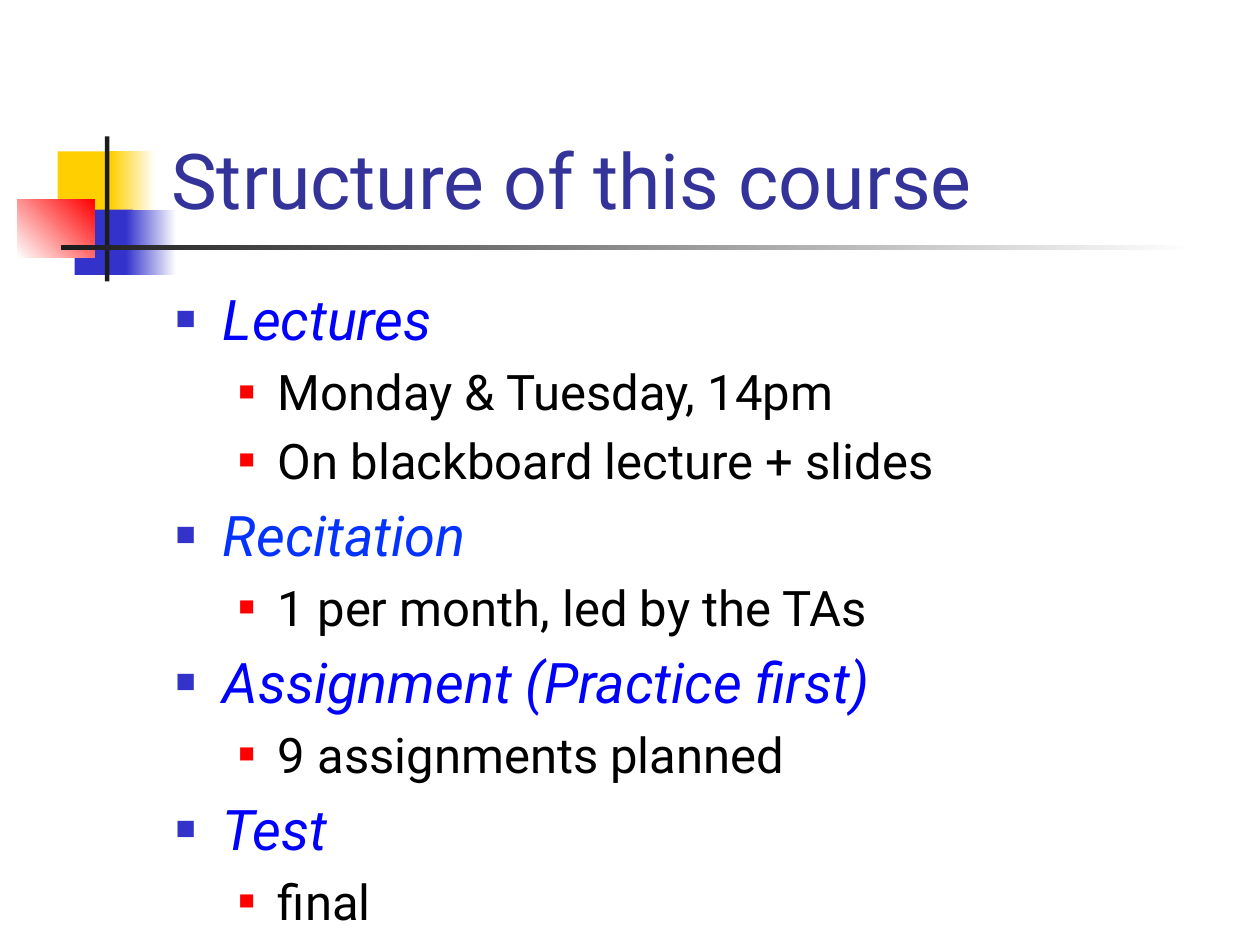
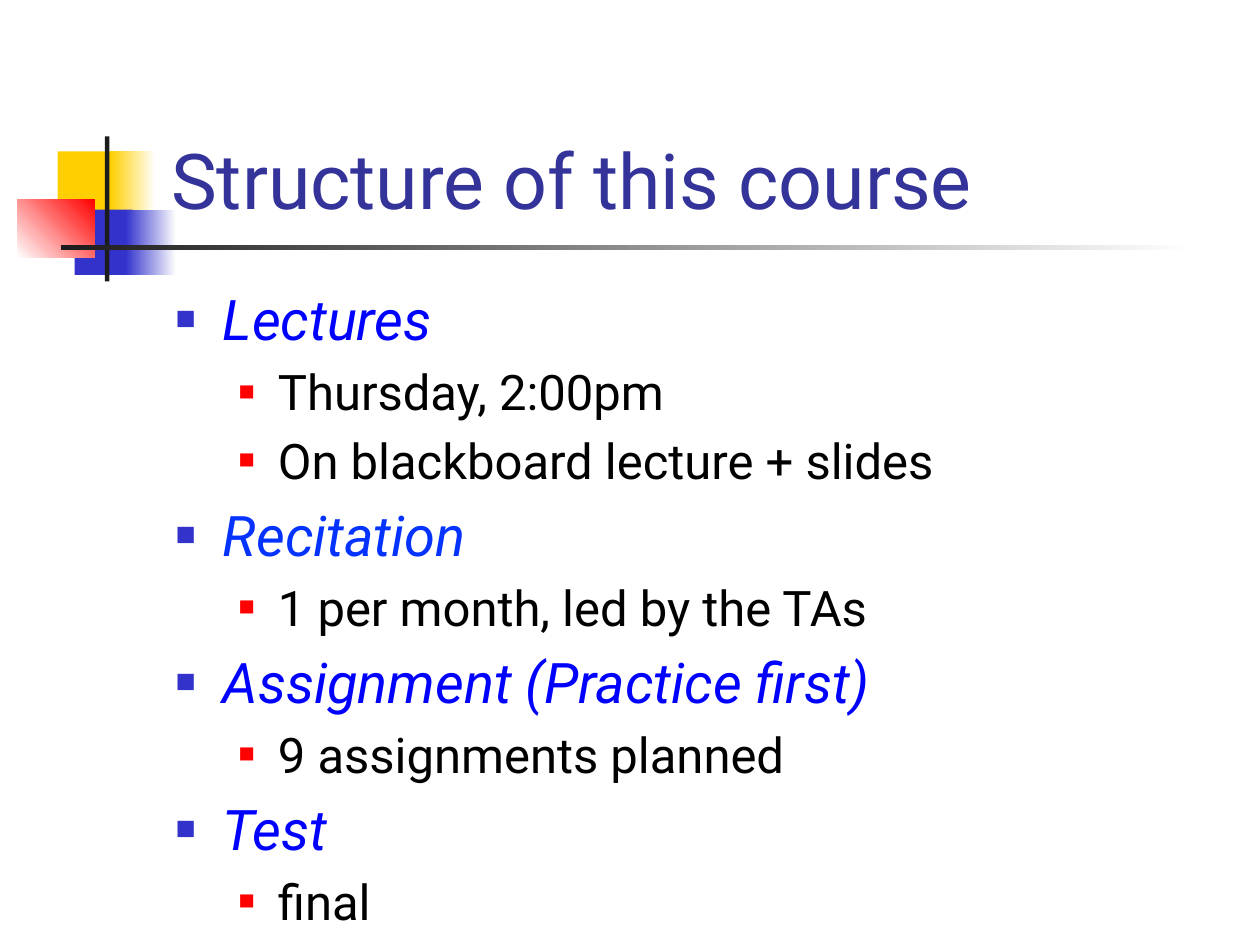
Before and after one commit to csslab-ustc/csslab-ustc.github.io, a slide deck: slide 11 of courses/theory/slides/lec01-overview.pptx. Drawn at 1260x945 pixels with LibreOffice and Linux fonts; fonts in the diff are those of the drawing. Boxes give left, top, right and bottom in pixels: in the first picture for what was removed or moved away, otherwise in the second. Text is boxed around its words. In the diff, an @@ line names an element or a change of style, - is before the commit and + after.

```diff
--- a/courses/theory/slides/lec01-overview.pptx
+++ b/courses/theory/slides/lec01-overview.pptx
@@ text at (278, 373, 664, 421): text changed @@
-  ■ Monday & Tuesday, 14pm
+  ■ Thursday, 2:00pm
```
Also in this commit, not shown: 2 other slides changed.
